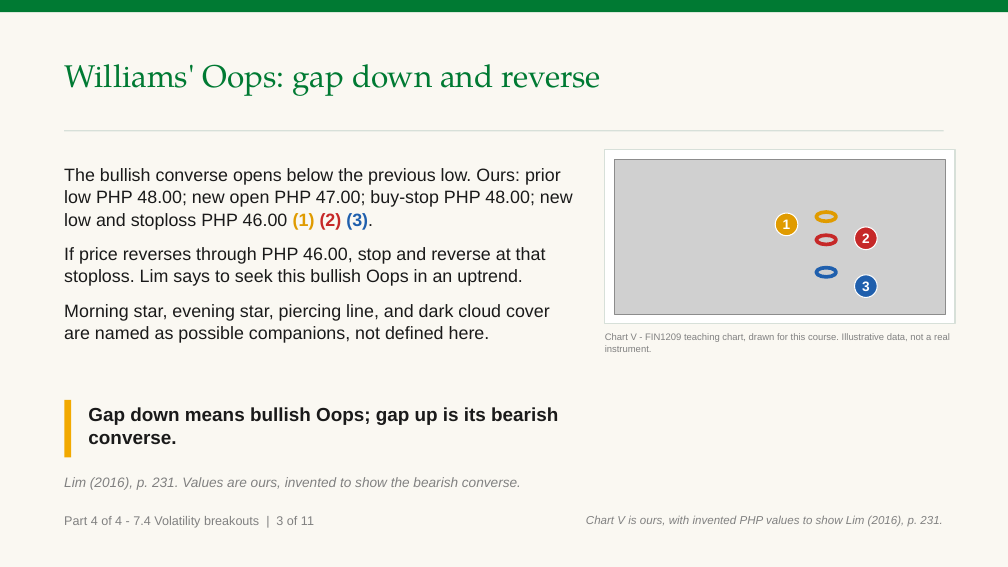
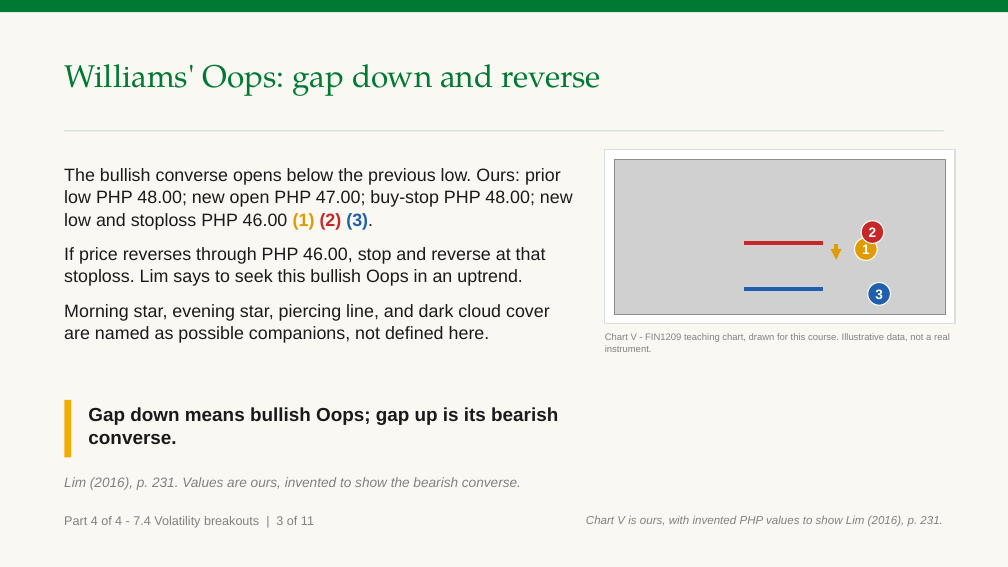
Before and after one commit to benjiesotelo-sudo/Telos_FIN1209, a slide deck: slide 18 of chapter-07/FIN1209-Chapter-07.pptx. Drawn at 1008x567 pixels with LibreOffice and Linux fonts; fonts in the diff are those of the drawing; grey boxes stand for pictures. Boxes give left, top, right and bottom in pixels: in the first picture for what was removed or moved away, otherwise in the second. Text is boxed around its words. In the diff, an @@ line names an element or a change of style, - is before the commit and + after.

```diff
--- a/chapter-07/FIN1209-Chapter-07.pptx
+++ b/chapter-07/FIN1209-Chapter-07.pptx
@@ ellipse removed at [817, 212, 836, 221] @@
@@ ellipse removed at [817, 235, 836, 244] @@
@@ ellipse "1": place and size @@
-ellipse "1" at [775, 213, 798, 236]
+ellipse "1" at [854, 237, 877, 260]
@@ ellipse "2": place and size @@
-ellipse "2" at [854, 227, 877, 250]
+ellipse "2" at [861, 221, 884, 243]
@@ line added from (744, 243) to (823, 243), #C62828 3.5 pt @@
@@ ellipse removed at [817, 268, 836, 277] @@
@@ arrow added from (836, 244) to (836, 260), #E09B00 3.5 pt @@
@@ line added from (744, 290) to (823, 290), #1F5FAD 3.5 pt @@
@@ ellipse "3": place and size @@
-ellipse "3" at [854, 275, 877, 298]
+ellipse "3" at [868, 283, 891, 306]
```
Also in this commit, not shown: 7 other slides changed, 1 other file.
